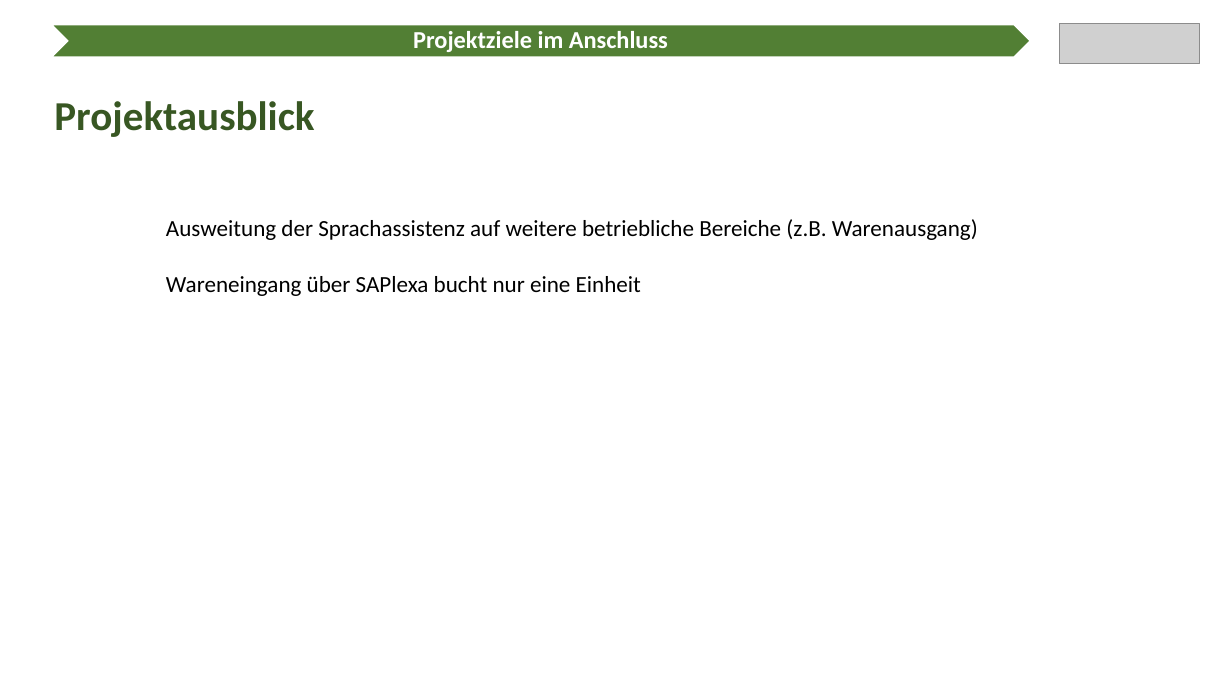
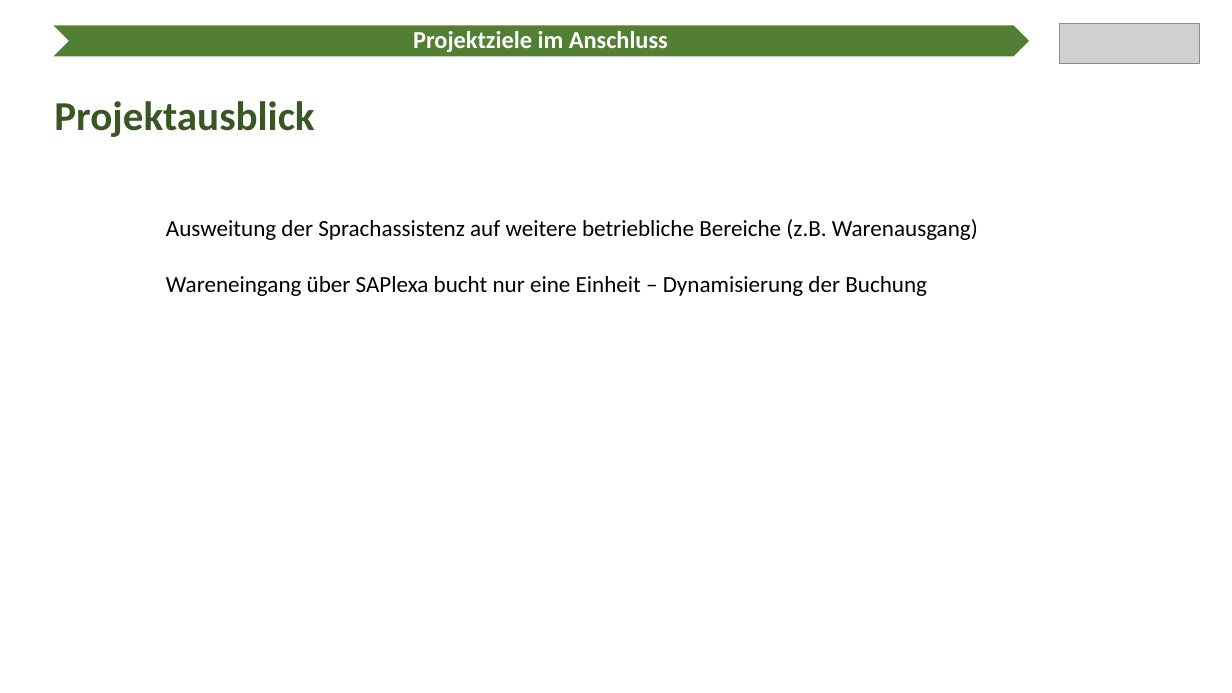
Before and after one commit to Ratoh/SAPLEXA, a slide deck: slide 19 of CavallaroAngelo/Präsentation Wahlmodulvorstellung/SAPlexa Präsentation.pptx (slide 16 before the commit). Drawn at 1232x693 pixels with LibreOffice and Linux fonts; fonts in the diff are those of the drawing; grey boxes stand for pictures. Boxes give left, top, right and bottom in pixels: in the first picture for what was removed or moved away, otherwise in the second. Text is boxed around its words. In the diff, an @@ line names an element or a change of style, - is before the commit and + after.

```diff
--- a/CavallaroAngelo/Präsentation Wahlmodulvorstellung/SAPlexa Präsentation.pptx
+++ b/CavallaroAngelo/Präsentation Wahlmodulvorstellung/SAPlexa Präsentation.pptx
@@ text at [166, 276, 927, 296]: text changed @@
-Wareneingang über SAPlexa bucht nur eine Einheit
+Wareneingang über SAPlexa bucht nur eine Einheit – Dynamisierung der Buchung
```
Also in this commit, not shown: 6 other slides changed, 3 slides added.
